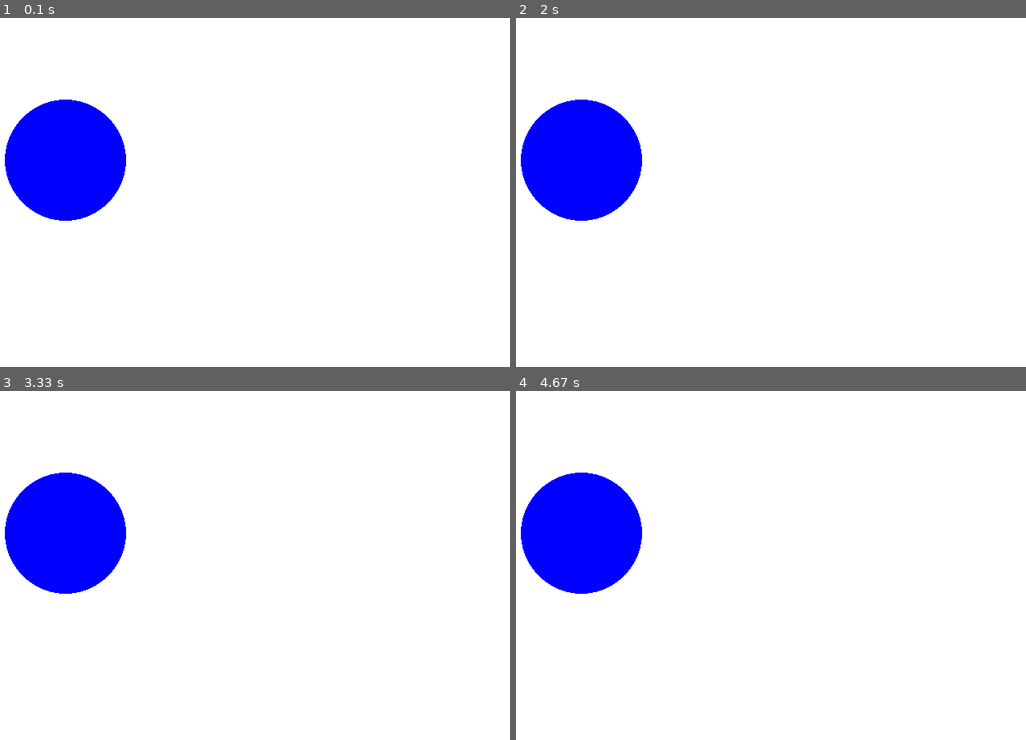
Above: before the commit, frames 1-4 (two rows, left to right).
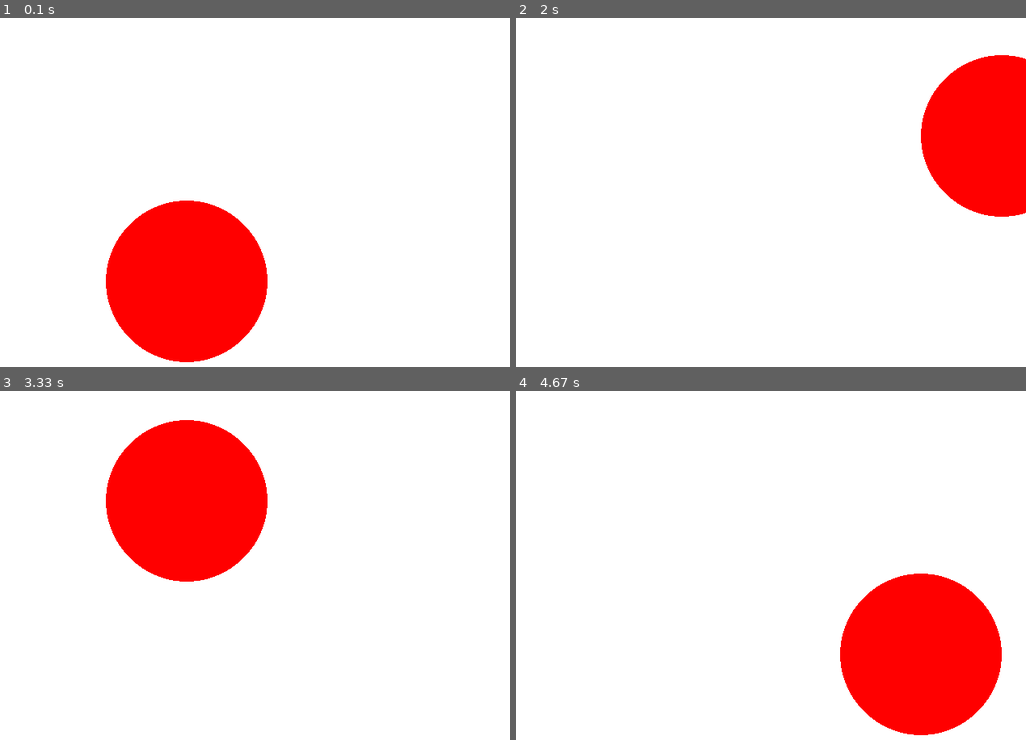
Above: after the commit, the same moments.

Repository: HiImYann/Projet-Pygame-Informatique-OC-2021
Game: pygame game, started from Commencement.py
The game is run twice, just before and just after one commit, with the same random seed, the same clock (stepped at 60 frames per second) and the same inputs.
Inputs:
- Up to frame 1 (0.1 s): no input
- Up to frame 2 (2 s): hold Right 0.33-0.8 s; hold Up 0.83-1.13 s; hold Right 1.17-1.63 s; hold Left from 1.67 s (still down)
- Up to frame 3 (3.33 s): release Left at 2.2 s; hold Down 2.23-2.53 s; hold Left 2.57-2.97 s; hold Up from 3 s (still down)
- Up to frame 4 (4.67 s): release Up at 3.37 s; hold Right 3.4-4.03 s; hold Down 4.07-4.43 s; hold Left from 4.47 s (still down)

The runs differ from the first frame. In frame 1, 18% of the frame differs, in the area x 0-53%, y 23-99%; in frame 2, 14%; in frame 3, 18%; in frame 4, 18%.

Commit message:
Cercle rouge qui bouge

Diff:
--- a/Commencement.py
+++ b/Commencement.py
@@ -3,16 +3,35 @@
 
 screen = pygame.display.set_mode([800,800])
 
+clock = pygame.time.Clock()
+fps_limit = 60.0
+
+posx = 400
+posy = 400
+
 running = True
 while running:
+    clock.tick(fps_limit)
+
     for event in pygame.event.get():
         if event.type == pygame.QUIT:
             running = False
 
     screen.fill((255,255,255))
-
-    pygame.draw.circle(screen, (0, 0, 255), (250, 250), 75)
-
+    circle = pygame.draw.circle(screen, (255,0,0), (posx, posy), 100)
     pygame.display.flip()
 
+    if event.type == pygame.KEYDOWN:
+        if event.key == pygame.K_LEFT:
+            posx = posx - 10
+    if event.type == pygame.KEYDOWN:
+        if event.key == pygame.K_RIGHT:
+            posx = posx + 10
+    if event.type == pygame.KEYDOWN:
+        if event.key == pygame.K_UP:
+            posy = posy - 10
+    if event.type == pygame.KEYDOWN:
+        if event.key == pygame.K_DOWN:
+            posy = posy + 10
+
 pygame.quit()
